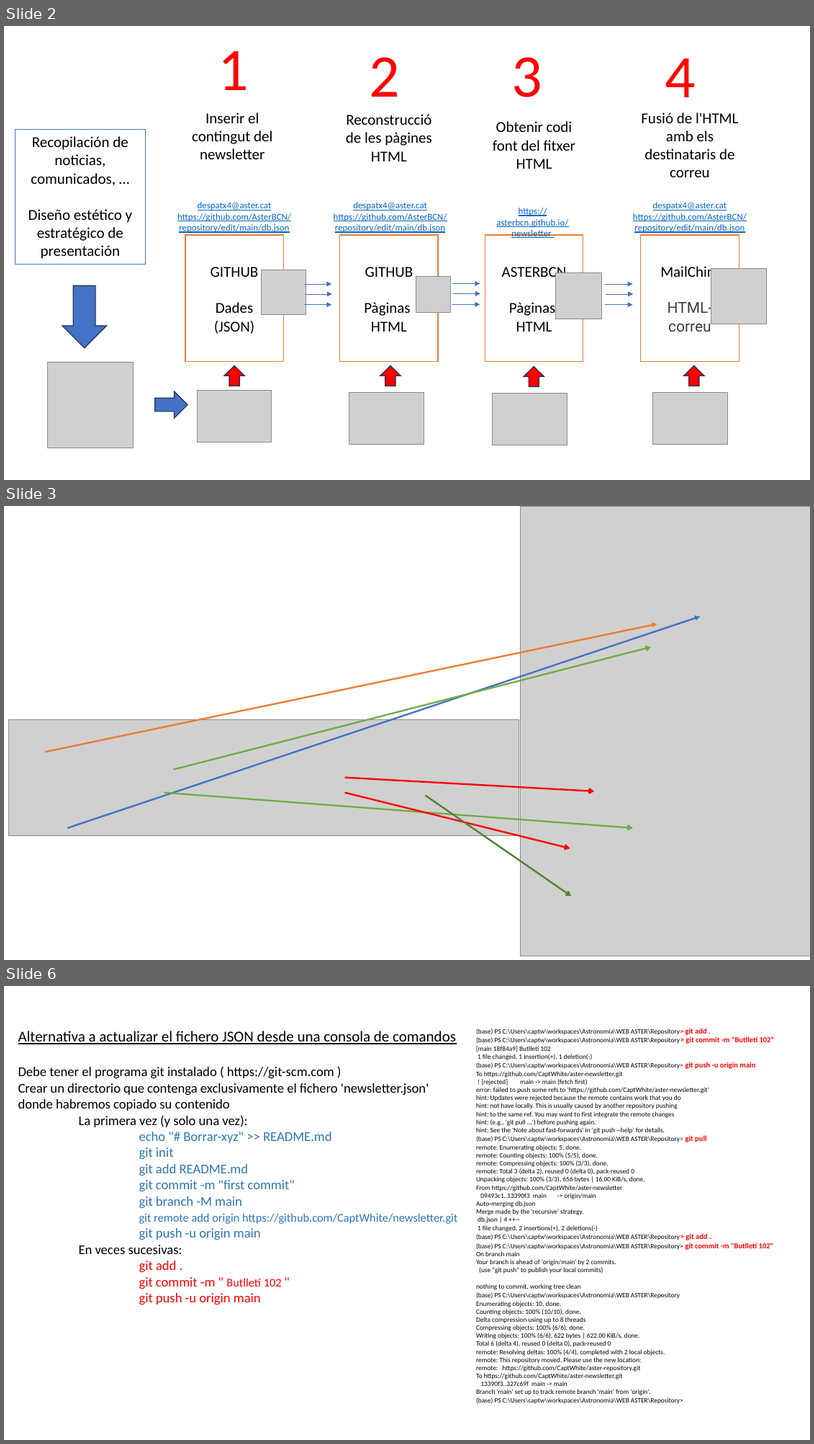
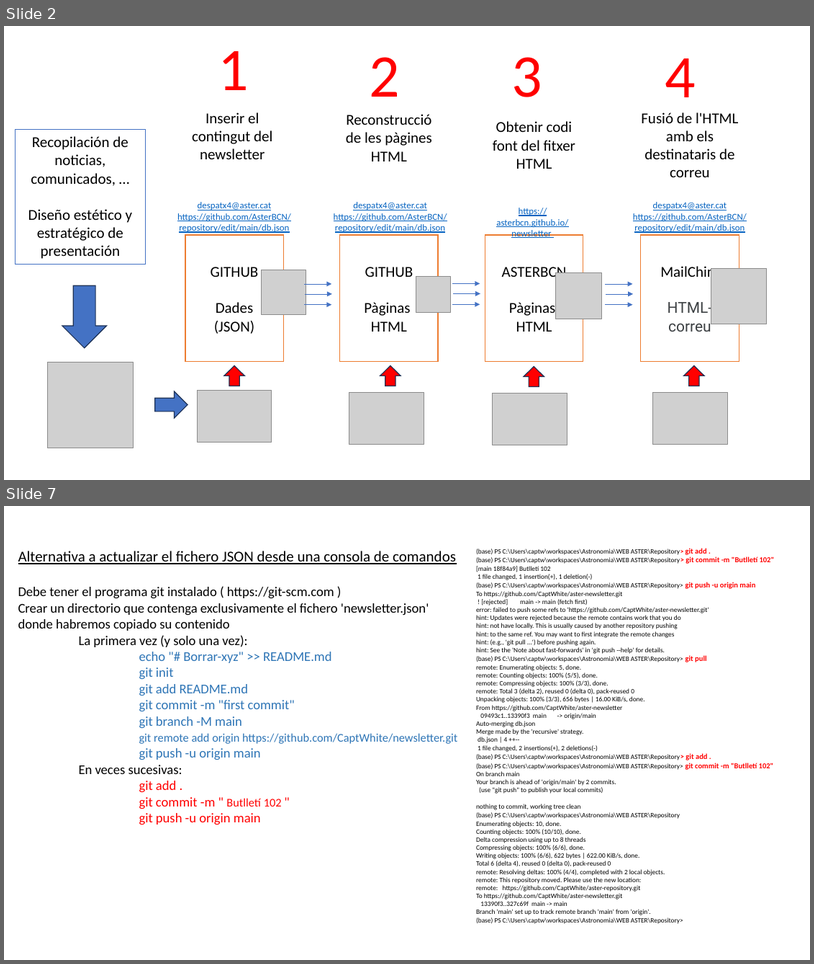
Before and after one commit to AsterBCN/newsletter, a slide deck: Documents/Newsletter.pptx. Shown one above the other, each under a label of ours: slides 2, 3 and 6 before the commit, slides 2 and 7 after it; the slides between them are not shown. The pictures are 814x1444 and 814x964 pixels, drawn with LibreOffice and Linux fonts; fonts in the diff are those of the drawing; grey boxes stand for pictures. Boxes give left, top, right and bottom in pixels: in the first picture for what was removed or moved away, otherwise in the second. Text is boxed around its words. In the diff, an @@ line names an element or a change of style, - is before the commit and + after.

```diff
--- a/Documents/Newsletter.pptx
+++ b/Documents/Newsletter.pptx
@@ slide 3 removed at (x1=4, y1=506, x2=810, y2=960), background #FFFFFF @@
@@ picture removed at (x1=521, y1=506, x2=810, y2=955) @@
@@ arrow removed from (45, 752) to (657, 624) @@
@@ arrow removed from (67, 828) to (701, 616) @@
@@ arrow removed from (173, 769) to (651, 647) @@
@@ picture removed at (x1=8, y1=720, x2=520, y2=836) @@
@@ arrow removed from (345, 777) to (594, 791) @@
@@ arrow removed from (165, 792) to (633, 828) @@
@@ arrow removed from (345, 792) to (570, 849) @@
@@ arrow removed from (426, 795) to (571, 896) @@
@@ what was slide 6 is now slide 7 @@
```
Also in this commit, not shown: 3 slides changed, 3 slides added, 1 other file.
